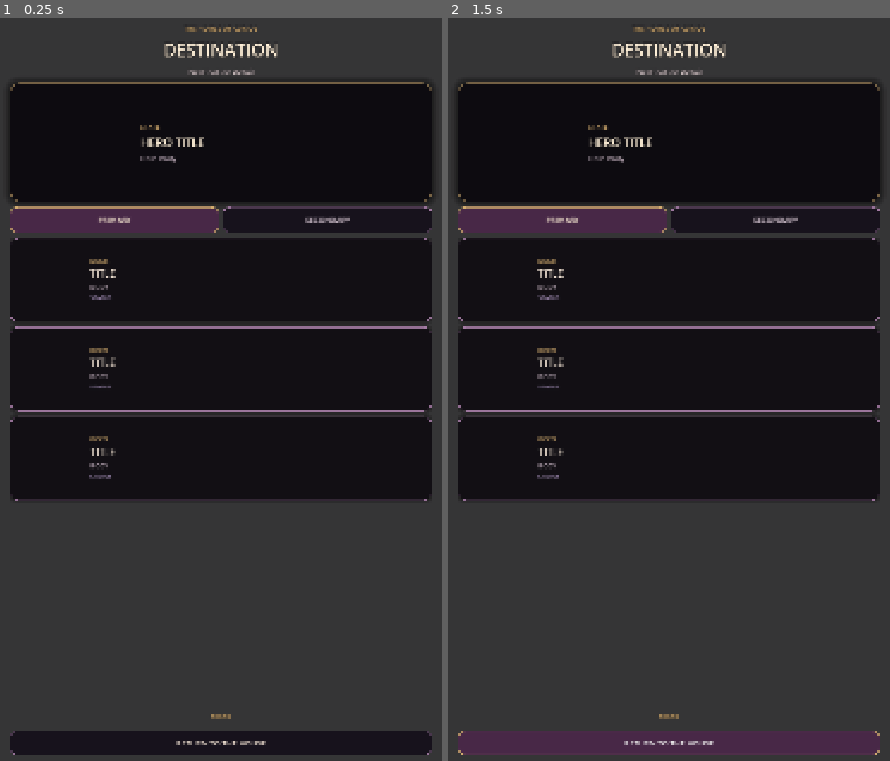
Above: before the commit, frames 1-2 (left to right).
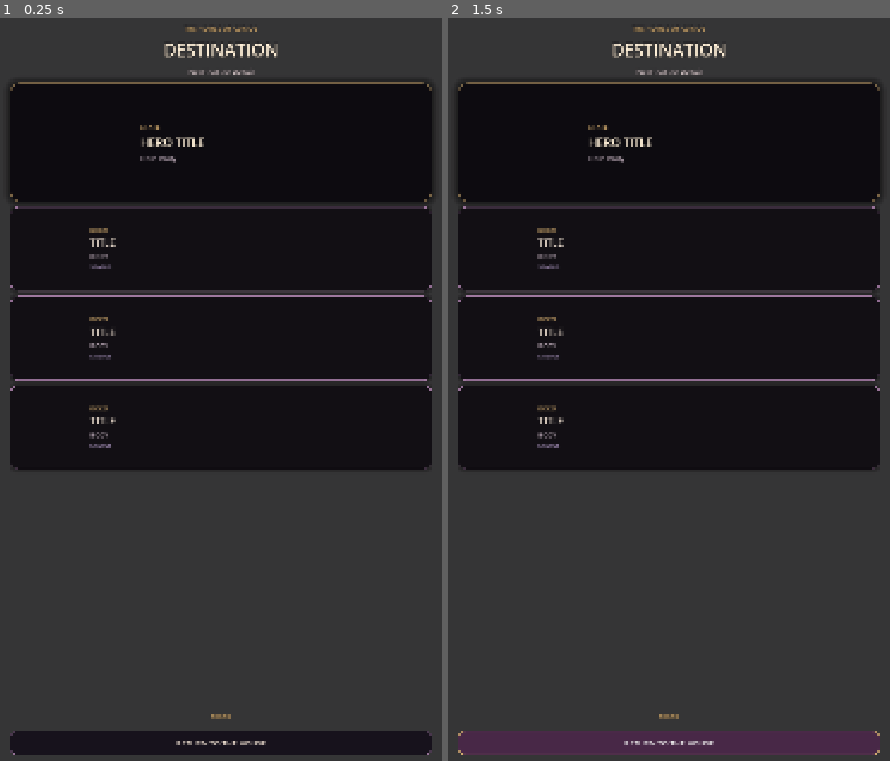
Above: after the commit, the same moments.

Repository: Jay-prodesign/akilta-match3
Game: Godot game, scene res://src/ui/meta/meta_destination_screen.tscn
Same seed, same stepped clock (60 frames per second), same inputs: the game is played once before the commit and once after it. This scene is started directly instead of the project's main scene.
Inputs (mouse positions are in pixels of both pictures, inside the frame that each line leads up to):
- Up to frame 1 (0.25 s): no input
- Up to frame 2 (1.5 s): click (562, 218) at 0.5 s, where only the run before the commit has a clickable "PRIMARY"; click "RETURN TO THE HOUSE" at 1.25 s

The runs differ from the first frame. In frame 1, 8.7% of the frame differs, in the area x 2-98%, y 25-66%; in frame 2, 8.7%.
Error after the commit: Invalid access to property or key 'pressed' on a base object of type 'null instance'. (res://src/ui/meta/meta_destination_screen.gd:34)

Commit message:
Preserve authored meta screen contracts in scene slots

Diff:
--- a/src/ui/meta/meta_destination_screen.tscn
+++ b/src/ui/meta/meta_destination_screen.tscn
@@ -113,7 +113,7 @@
 text = "THE HOUSE OF CURIOS"
 horizontal_alignment = 1
 
-[node name="Title" type="Label" parent="FeatureLayout"]
+[node name="FeatureTitle" type="Label" parent="FeatureLayout"]
 layout_mode = 2
 theme_override_colors/font_color = Color(1, 0.941, 0.847, 1)
 theme_override_colors/font_outline_color = Color(0.02, 0.014, 0.028, 0.97)
@@ -132,34 +132,77 @@
 horizontal_alignment = 1
 autowrap_mode = 2
 
-[node name="Hero" type="PanelContainer" parent="FeatureLayout"]
+[node name="ChapterRitualProgress" type="Label" parent="FeatureLayout"]
+visible = false
+layout_mode = 2
+theme_override_colors/font_color = Color(0.831, 0.678, 0.439, 1)
+theme_override_colors/font_outline_color = Color(0.02, 0.014, 0.028, 0.9)
+theme_override_constants/outline_size = 3
+theme_override_font_sizes/font_size = 16
+text = "OPENING RITUAL · 0 / 3 DISPLAYS AWAKENED"
+horizontal_alignment = 1
+autowrap_mode = 2
+
+[node name="NoPurchasesNotice" type="Label" parent="FeatureLayout"]
+visible = false
+layout_mode = 2
+theme_override_colors/font_color = Color(0.831, 0.678, 0.439, 1)
+theme_override_font_sizes/font_size = 15
+text = "THE EMPORIUM IS SEALED · NO PURCHASES OR PAYMENTS"
+horizontal_alignment = 1
+autowrap_mode = 2
+
+[node name="ShopCurrencySummary" type="Label" parent="FeatureLayout"]
+visible = false
+layout_mode = 2
+theme_override_colors/font_color = Color(0.95, 0.816, 0.545, 1)
+theme_override_font_sizes/font_size = 17
+text = "HOUSE COINS  0 · MOONSTONES  0"
+horizontal_alignment = 1
+
+[node name="ShopCurrencyTruth" type="Label" parent="FeatureLayout"]
+visible = false
+layout_mode = 2
+theme_override_colors/font_color = Color(0.75, 0.65, 0.84, 1)
+theme_override_font_sizes/font_size = 13
+text = "EARNED IN PLAY · NOT PURCHASABLE"
+horizontal_alignment = 1
+
+[node name="FeatureHero" type="PanelContainer" parent="FeatureLayout"]
 custom_minimum_size = Vector2(0, 286)
 layout_mode = 2
 theme_override_styles/panel = SubResource("Hero")
 
-[node name="HeroRow" type="HBoxContainer" parent="FeatureLayout/Hero"]
+[node name="HeroRow" type="HBoxContainer" parent="FeatureLayout/FeatureHero"]
 layout_mode = 2
 theme_override_constants/separation = 20
 
-[node name="HeroArt" type="TextureRect" parent="FeatureLayout/Hero/HeroRow"]
+[node name="HeroArt" type="TextureRect" parent="FeatureLayout/FeatureHero/HeroRow"]
 custom_minimum_size = Vector2(270, 246)
 layout_mode = 2
 expand_mode = 1
 stretch_mode = 5
 
-[node name="HeroCopy" type="VBoxContainer" parent="FeatureLayout/Hero/HeroRow"]
+[node name="ShopFeaturedOfferArt" type="TextureRect" parent="FeatureLayout/FeatureHero/HeroRow"]
+visible = false
+custom_minimum_size = Vector2(270, 246)
+layout_mode = 2
+expand_mode = 1
+stretch_mode = 5
+
+[node name="HeroCopy" type="VBoxContainer" parent="FeatureLayout/FeatureHero/HeroRow"]
 layout_mode = 2
 size_flags_horizontal = 3
 theme_override_constants/separation = 7
 alignment = 1
 
-[node name="HeroKicker" type="Label" parent="FeatureLayout/Hero/HeroRow/HeroCopy"]
+[node name="FeatureHeroKicker" type="Label" parent="FeatureLayout/FeatureHero/HeroRow/HeroCopy"]
 layout_mode = 2
 theme_override_colors/font_color = Color(0.831, 0.678, 0.439, 1)
 theme_override_font_sizes/font_size = 16
 text = "STATE"
 
-[node name="HeroTitle" type="Label" parent="FeatureLayout/Hero/HeroRow/HeroCopy"]
+[node name="FeatureHeroTitle" type="Label" parent="FeatureLayout/FeatureHero/HeroRow/HeroCopy"]
 layout_mode = 2
 theme_override_colors/font_color = Color(1, 0.941, 0.847, 1)
 theme_override_colors/font_outline_color = Color(0.02, 0.014, 0.028, 0.9)
@@ -168,14 +211,27 @@
 text = "HERO TITLE"
 autowrap_mode = 2
 
-[node name="HeroBody" type="Label" parent="FeatureLayout/Hero/HeroRow/HeroCopy"]
+[node name="HeroBody" type="Label" parent="FeatureLayout/FeatureHero/HeroRow/HeroCopy"]
 layout_mode = 2
 theme_override_colors/font_color = Color(0.84, 0.76, 0.82, 1)
 theme_override_font_sizes/font_size = 17
 text = "Hero body"
 autowrap_mode = 2
 
+[node name="ShopDisabledAction" type="Button" parent="FeatureLayout/FeatureHero/HeroRow/HeroCopy"]
+visible = false
+custom_minimum_size = Vector2(0, 52)
+layout_mode = 2
+disabled = true
+theme_override_colors/font_color = Color(0.93, 0.86, 0.91, 1)
+theme_override_colors/font_disabled_color = Color(0.67, 0.61, 0.67, 1)
+theme_override_font_sizes/font_size = 16
+theme_override_styles/normal = SubResource("Secondary")
+theme_override_styles/disabled = SubResource("Secondary")
+text = "COMMERCE NOT CONNECTED"
+
 [node name="Actions" type="HBoxContainer" parent="FeatureLayout"]
+visible = false
 layout_mode = 2
 theme_override_constants/separation = 10
 
@@ -203,6 +259,73 @@
 theme_override_styles/disabled = SubResource("Secondary")
 text = "SECONDARY"
 
+[node name="DailyPracticeCard" type="PanelContainer" parent="FeatureLayout"]
+visible = false
+custom_minimum_size = Vector2(0, 138)
+layout_mode = 2
+theme_override_styles/panel = SubResource("Card")
+
+[node name="DailyContent" type="VBoxContainer" parent="FeatureLayout/DailyPracticeCard"]
+layout_mode = 2
+theme_override_constants/separation = 5
+
+[node name="DailyPracticeKicker" type="Label" parent="FeatureLayout/DailyPracticeCard/DailyContent"]
+layout_mode = 2
+theme_override_colors/font_color = Color(0.75, 0.65, 0.84, 1)
+theme_override_font_sizes/font_size = 14
+text = "DEVICE-LOCAL DAILY PRACTICE"
+horizontal_alignment = 1
+
+[node name="DailyPracticeTitle" type="Label" parent="FeatureLayout/DailyPracticeCard/DailyContent"]
+layout_mode = 2
+theme_override_colors/font_color = Color(1, 0.941, 0.847, 1)
+theme_override_font_sizes/font_size = 20
+text = "DAILY HOUSE RITUAL · SEALED"
+horizontal_alignment = 1
+
+[node name="DailyPracticeTruth" type="Label" parent="FeatureLayout/DailyPracticeCard/DailyContent"]
+layout_mode = 2
+theme_override_colors/font_color = Color(0.831, 0.678, 0.439, 1)
+theme_override_font_sizes/font_size = 13
+text = "COMPLETE AN OPENING RITUAL TO UNLOCK LOCAL PRACTICE"
+horizontal_alignment = 1
+autowrap_mode = 2
+
+[node name="DailyPracticeAction" type="Button" parent="FeatureLayout/DailyPracticeCard/DailyContent"]
+custom_minimum_size = Vector2(0, 50)
+layout_mode = 2
+disabled = true
+theme_override_colors/font_color = Color(1, 0.941, 0.847, 1)
+theme_override_colors/font_disabled_color = Color(0.56, 0.49, 0.56, 1)
+theme_override_font_sizes/font_size = 17
+theme_override_styles/normal = SubResource("Secondary")
+theme_override_styles/hover = SubResource("Primary")
+theme_override_styles/pressed = SubResource("Primary")
+theme_override_styles/disabled = SubResource("Secondary")
+text = "RESTORE A DISPLAY TO UNLOCK"
+
+[node name="WeeklyMissionsAction" type="Button" parent="FeatureLayout"]
+visible = false
+custom_minimum_size = Vector2(0, 60)
+layout_mode = 2
+theme_override_colors/font_color = Color(1, 0.941, 0.847, 1)
+theme_override_font_sizes/font_size = 18
+theme_override_styles/normal = SubResource("Primary")
+theme_override_styles/hover = SubResource("Primary")
+theme_override_styles/pressed = SubResource("Primary")
+text = "OPEN WEEKLY RITUALS"
+
+[node name="ProfileSettings" type="Button" parent="FeatureLayout"]
+visible = false
+custom_minimum_size = Vector2(0, 60)
+layout_mode = 2
+theme_override_colors/font_color = Color(1, 0.941, 0.847, 1)
+theme_override_font_sizes/font_size = 18
+theme_override_styles/normal = SubResource("Primary")
+theme_override_styles/hover = SubResource("Primary")
+theme_override_styles/pressed = SubResource("Primary")
+text = "AUDIO & ACCESSIBILITY"
+
 [node name="CardScroll" type="ScrollContainer" parent="FeatureLayout"]
 layout_mode = 2
 size_flags_vertical = 3
@@ -410,7 +533,7 @@
 vertical_alignment = 1
 autowrap_mode = 2
 
-[node name="Back" type="Button" parent="FeatureLayout"]
+[node name="BackToHouse" type="Button" parent="FeatureLayout"]
 custom_minimum_size = Vector2(0, 58)
 layout_mode = 2
 theme_override_colors/font_color = Color(0.96, 0.9, 0.84, 1)
